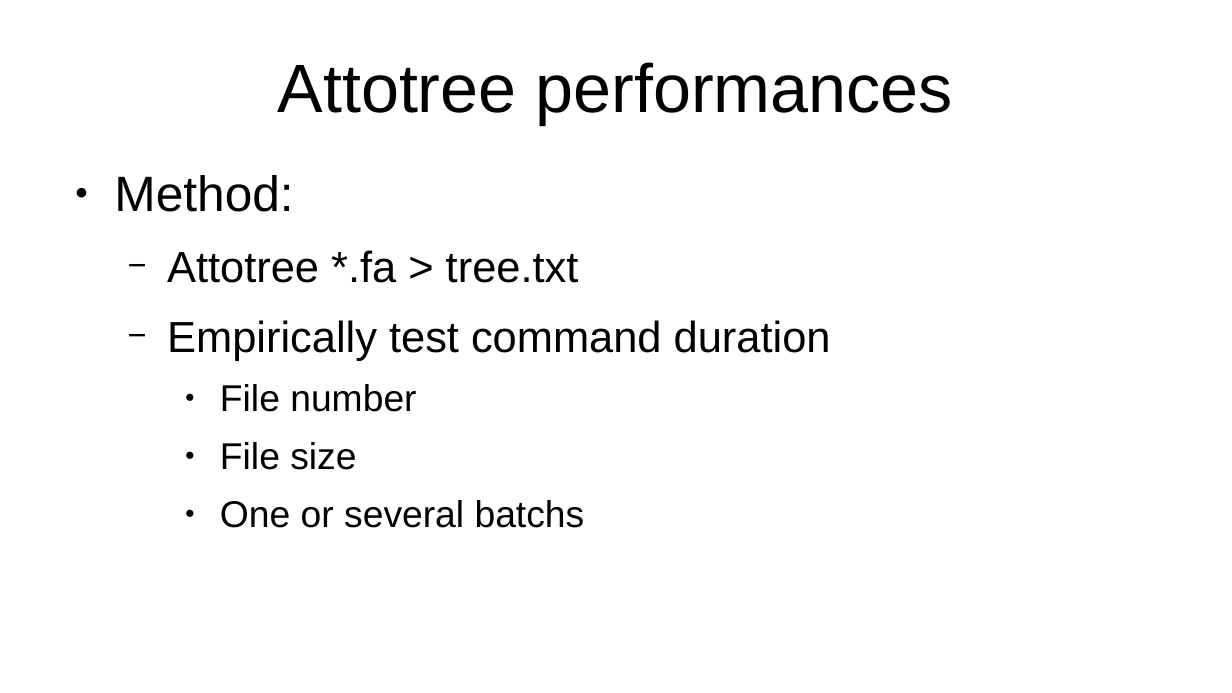
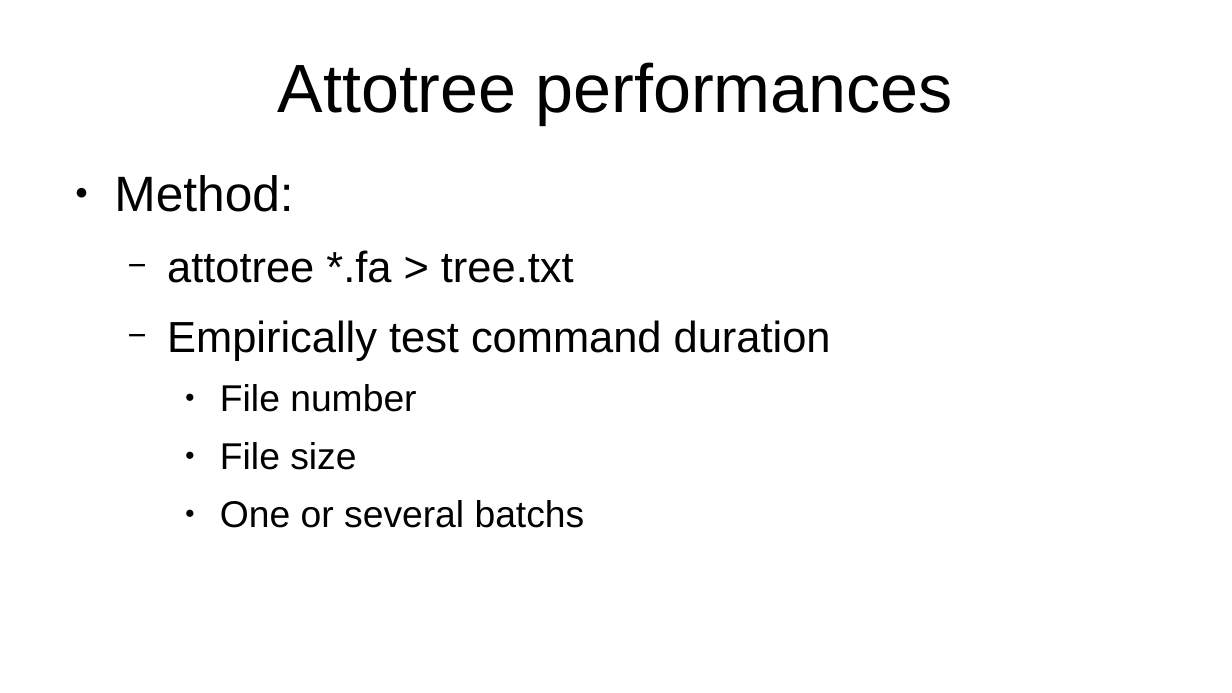
Before and after one commit to AntaoA/Amory_BWT_M1_project_Bioinfo, a slide deck: slide 12 of Diapo.odp. Drawn at 1232x693 pixels with LibreOffice and Linux fonts; fonts in the diff are those of the drawing. Boxes give left, top, right and bottom in pixels: in the first picture for what was removed or moved away, otherwise in the second. Text is boxed around its words. In the diff, an @@ line names an element or a change of style, - is before the commit and + after.

```diff
--- a/Diapo.odp
+++ b/Diapo.odp
@@ text at (x1=167, y1=250, x2=574, y2=283): text changed @@
-  − Attotree *.fa > tree.txt
+  − attotree *.fa > tree.txt
```
Also in this commit, not shown: 1 other slide changed, 6 slides added, 12 other files.
